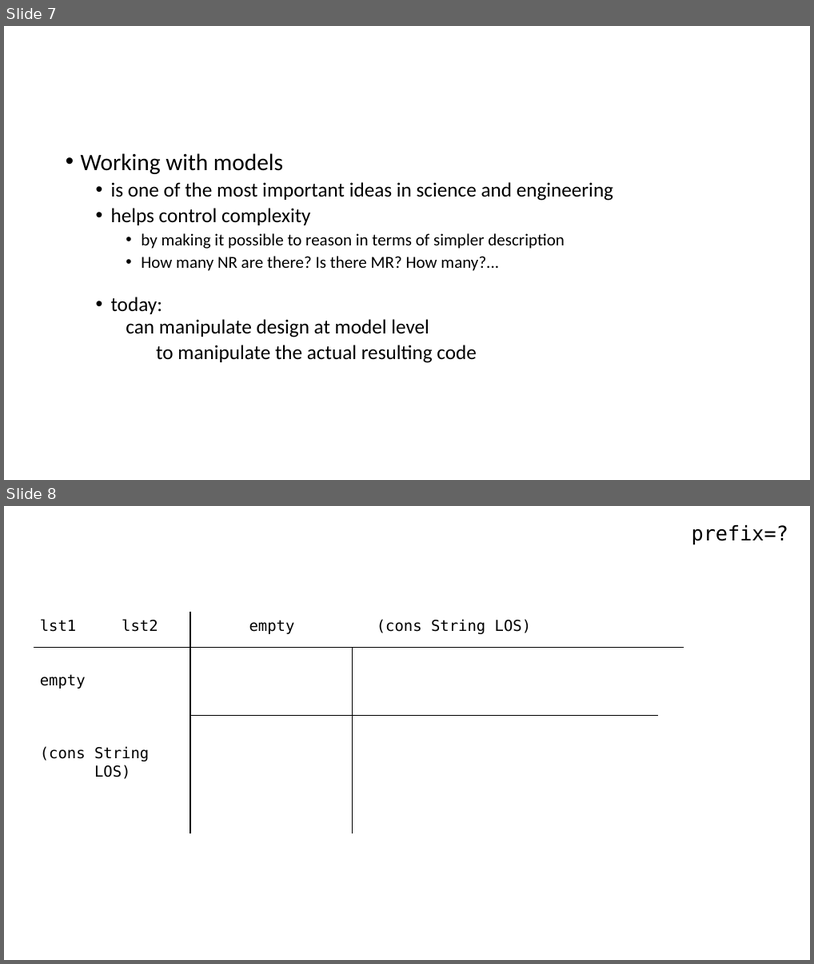
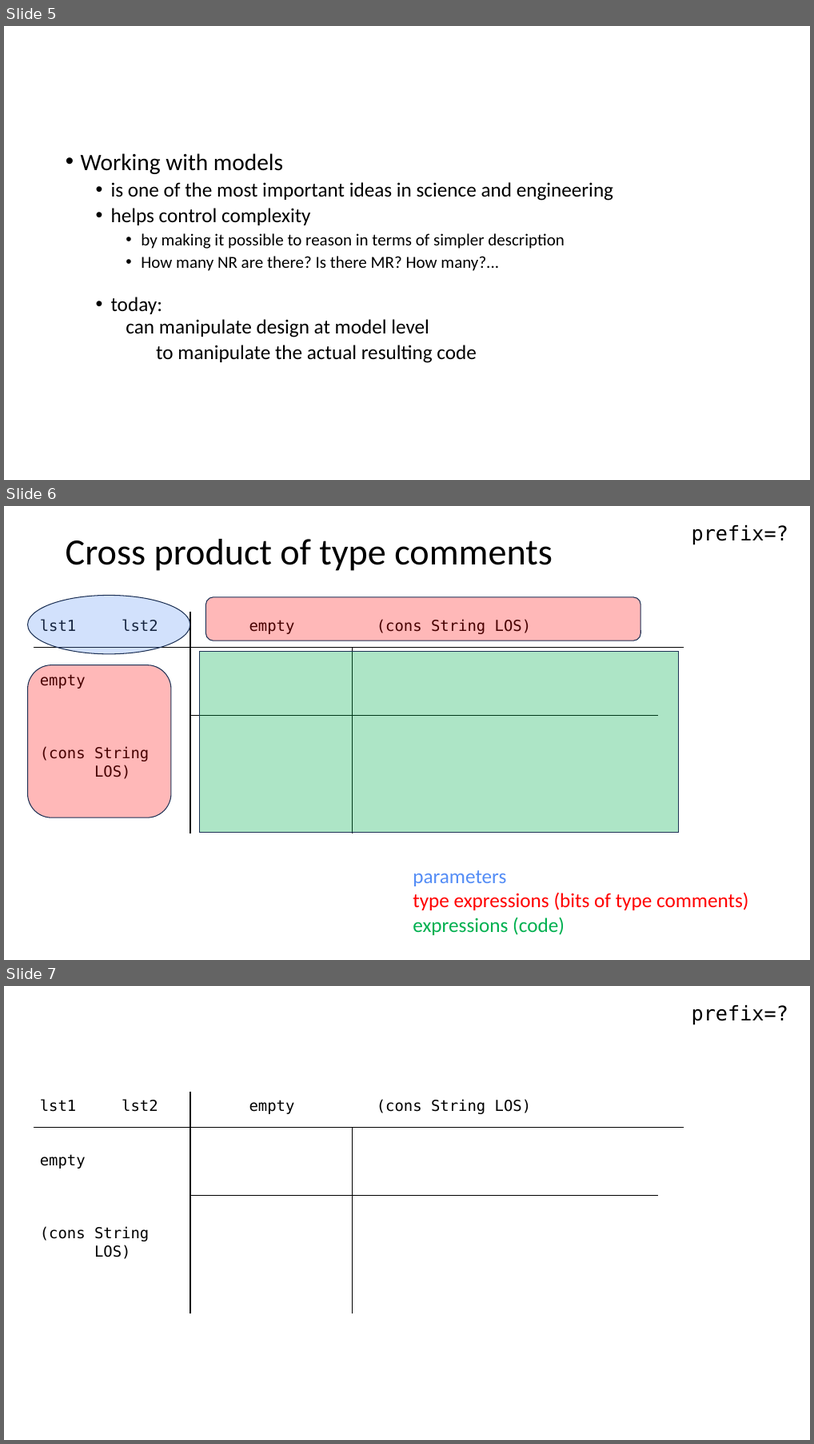
Before and after one commit to GregorKiczales/spd-materials, a slide deck: instructor/l11/lec11-pad.pptx. Shown one above the other, each under a label of ours: slides 7 and 8 before the commit, slides 5, 6 and 7 after it. The pictures are 814x964 and 814x1444 pixels, drawn with LibreOffice and Linux fonts; fonts in the diff are those of the drawing. Boxes give left, top, right and bottom in pixels: in the first picture for what was removed or moved away, otherwise in the second. Text is boxed around its words. In the diff, an @@ line names an element or a change of style, - is before the commit and + after.

```diff
--- a/instructor/l11/lec11-pad.pptx
+++ b/instructor/l11/lec11-pad.pptx
@@ slide 6 added at box(4, 506, 810, 960), background #FFFFFF @@
@@ text added at box(692, 525, 789, 545), 24 pt, text #000000 @@
+prefix=?
@@ text added at box(66, 539, 553, 571), 44 pt, text #000000 @@
+Cross product of type comments
@@ ellipse added at box(27, 595, 190, 654), fill #548DF6 at 26% opacity, outline #1E3256 1 pt @@
@@ rounded rectangle added at box(206, 597, 641, 641), fill #FF0000 at 28% opacity, outline #1E3256 1 pt @@
@@ text added at box(40, 619, 532, 779), 18 pt, text #000000 @@
+lst1 lst2 empty (cons String LOS)
+empty
+(cons String
+LOS)
@@ line added from (190, 612) to (190, 834), #000000 1.5 pt @@
@@ line added from (685, 648) to (34, 648), #000000 1.5 pt @@
@@ line added from (353, 648) to (353, 834), #000000 1 pt @@
@@ rounded rectangle added at box(27, 665, 171, 817), fill #FF0000 at 28% opacity, outline #1E3256 1 pt @@
@@ rectangle added at box(200, 651, 678, 832), fill #00B050 at 32% opacity, outline #1E3256 1 pt @@
@@ line added from (658, 716) to (190, 716), #000000 1 pt @@
@@ text added at box(413, 870, 749, 935), 24 pt, text #FF0000 @@
+parameters
+type expressions (bits of type comments)
+expressions (code)
@@ what was slide 7 is now slide 5 @@
@@ what was slide 8 is now slide 7 @@
```
Also in this commit, not shown: 3 slides changed, 2 slides removed, 8 other files.
